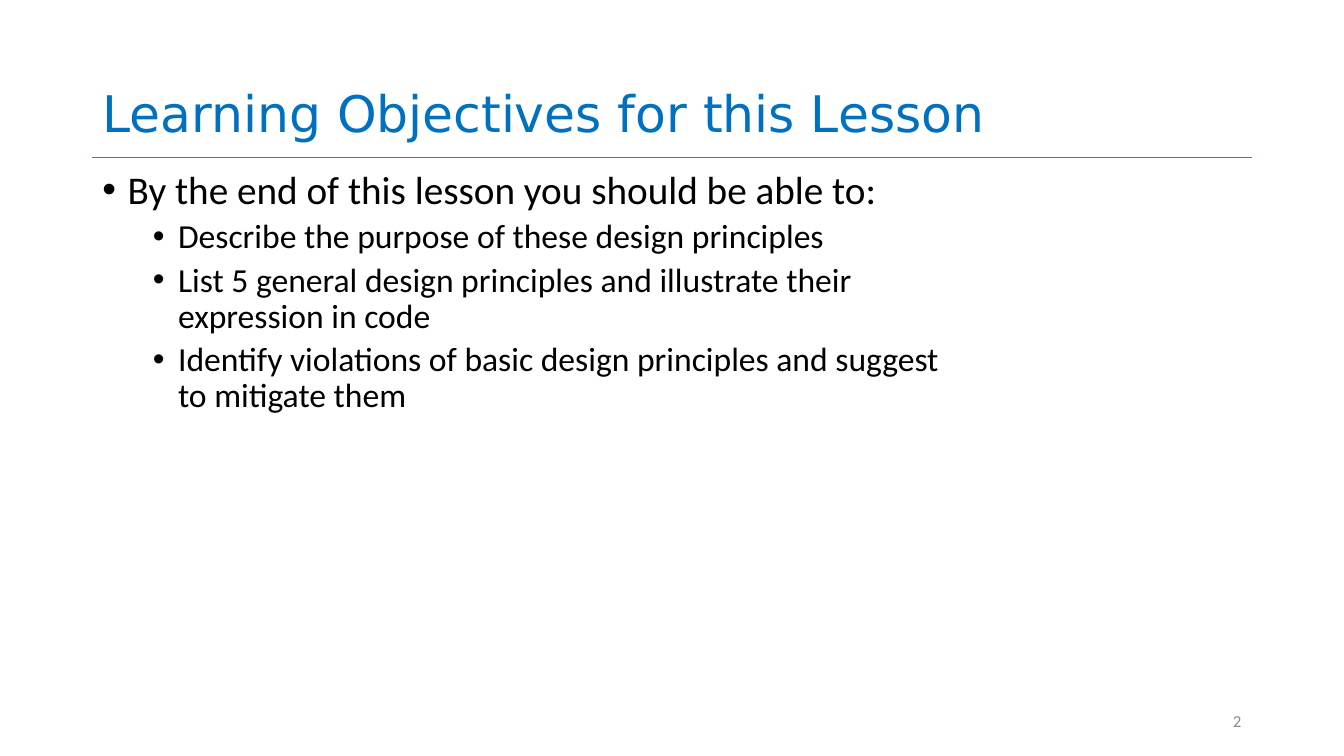
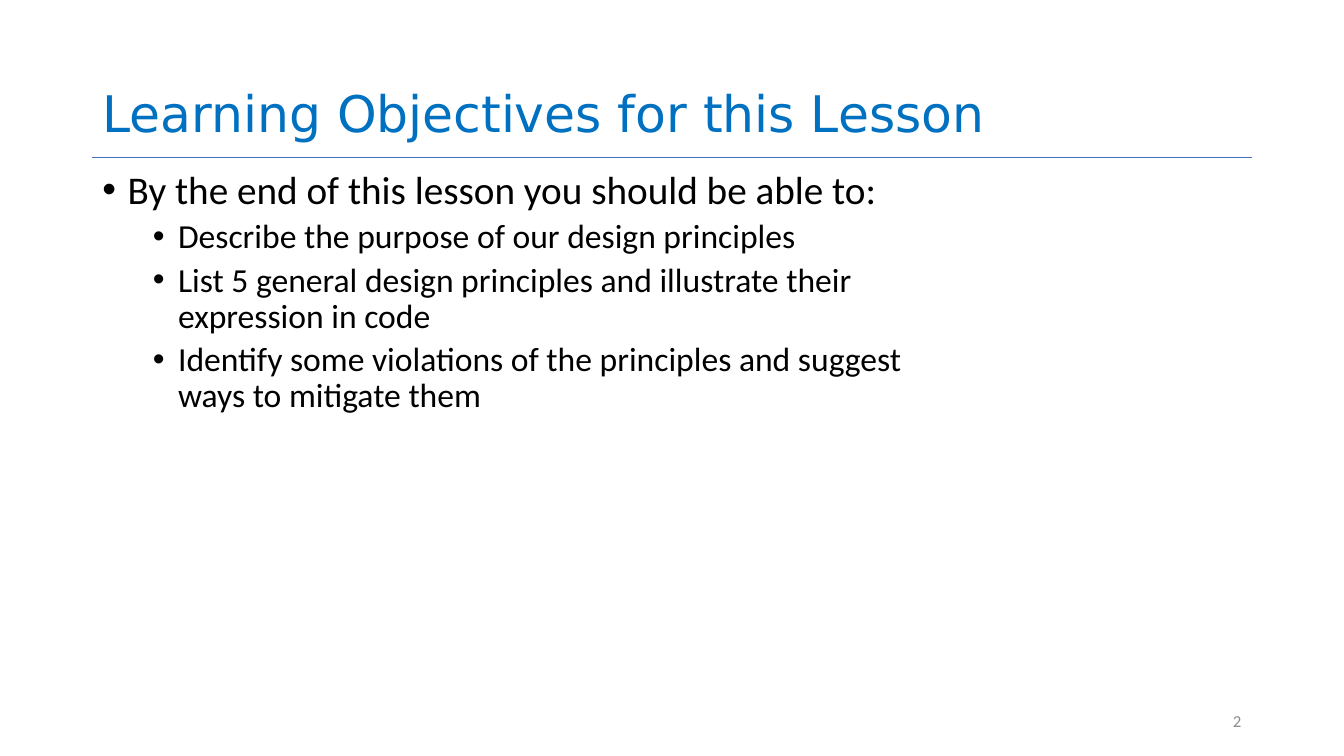
Before and after one commit to neu-se/CS4530-CS5500-Spring-2021, a slide deck: slide 2 of Slides/Lesson 1.2 General Program Design Principles.pptx. Drawn at 1344x756 pixels with LibreOffice and Linux fonts; fonts in the diff are those of the drawing. Boxes give left, top, right and bottom in pixels: in the first picture for what was removed or moved away, otherwise in the second. Text is boxed around its words. In the diff, an @@ line names an element or a change of style, - is before the commit and + after.

```diff
--- a/Slides/Lesson 1.2 General Program Design Principles.pptx
+++ b/Slides/Lesson 1.2 General Program Design Principles.pptx
@@ text at <box>178,224,795,254</box>: text changed @@
-  • Describe the purpose of these design principles
+  • Describe the purpose of our design principles
@@ text at <box>178,347,901,413</box>: text changed @@
-  • Identify violations of basic design principles and suggest to mitigate them
+  • Identify some violations of the principles and suggest ways to mitigate them
```
Also in this commit, not shown: 6 other slides changed, 8 slides added, 2 other files.
